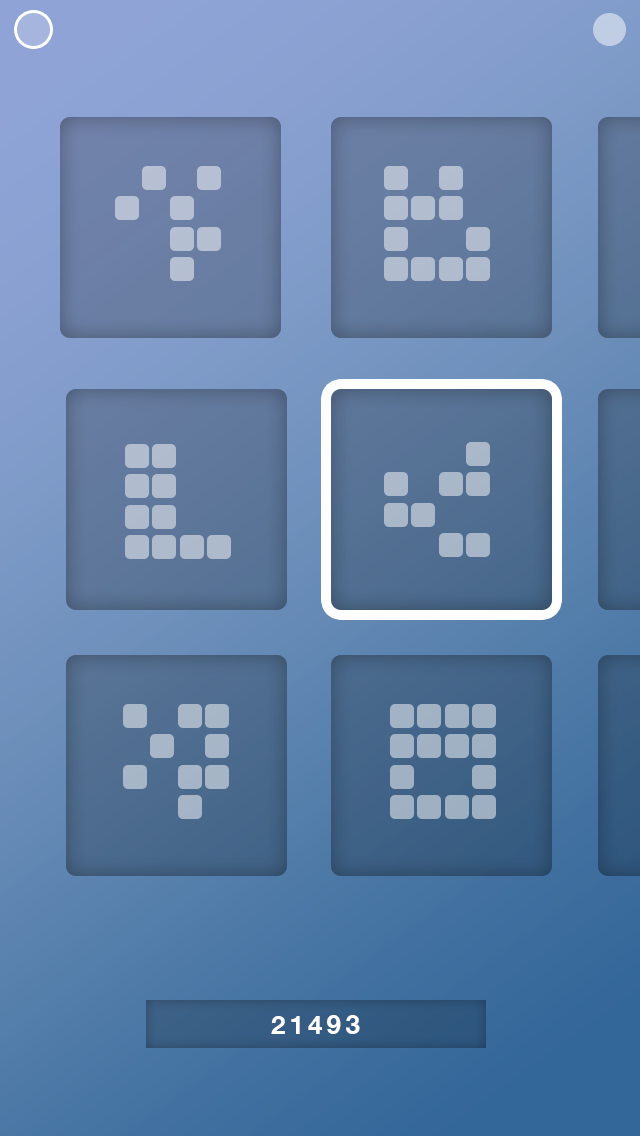
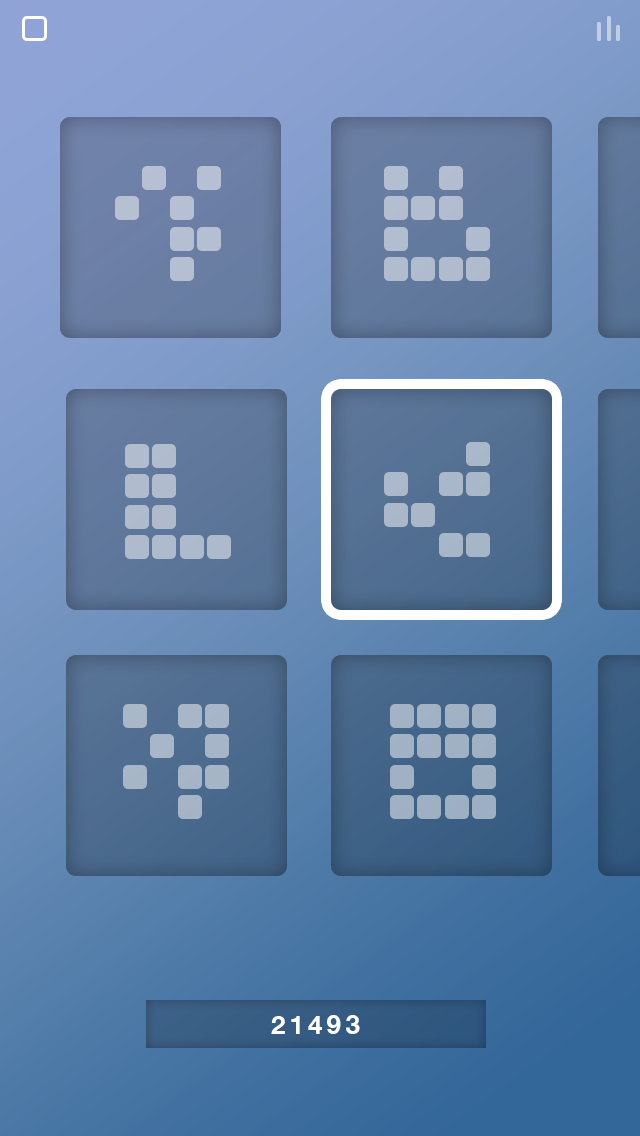
Layer changes from the first w=640, h=1136 image to the second:
removed layer "Market" from group "Header/Overlay" over [17, 13, 50, 46]
added layer "Lines Stager Vert" (50%) in group "Header/Overlay" over [597, 16, 620, 41]
added layer "Rounded Rectangle" in group "Header/Overlay" over [22, 16, 47, 41]
renamed "Leader board" to "Circle Selected", hid it, opacity 50% → 100% over [593, 13, 626, 46]
